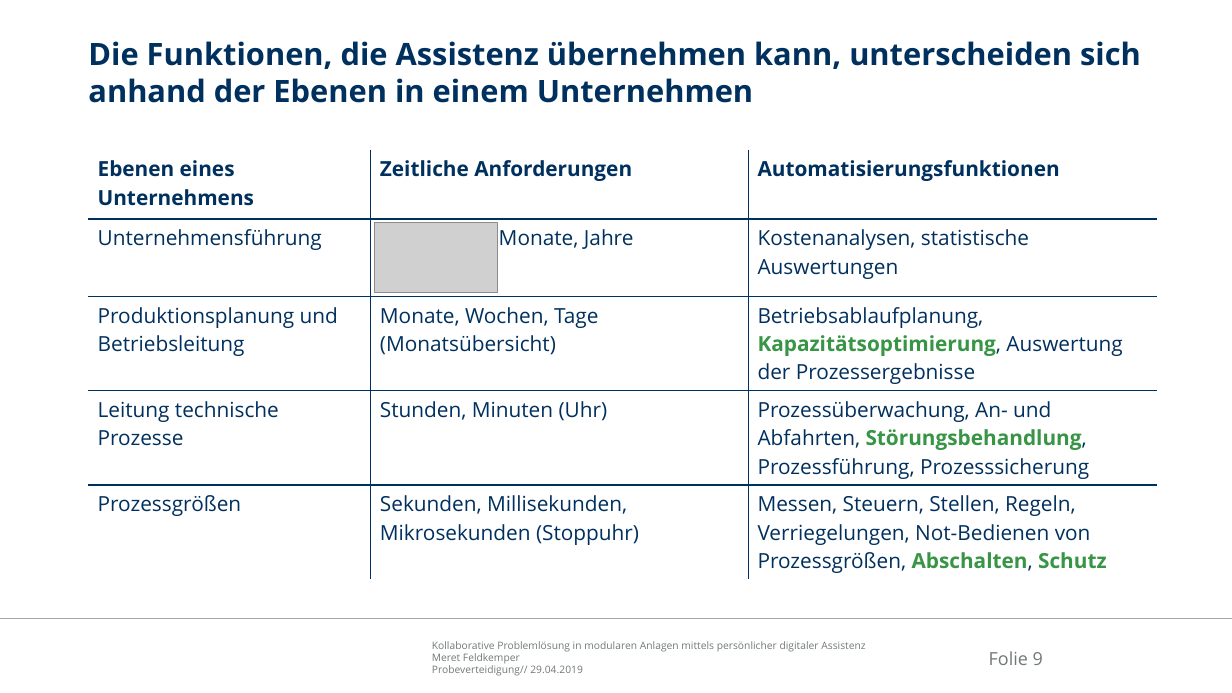
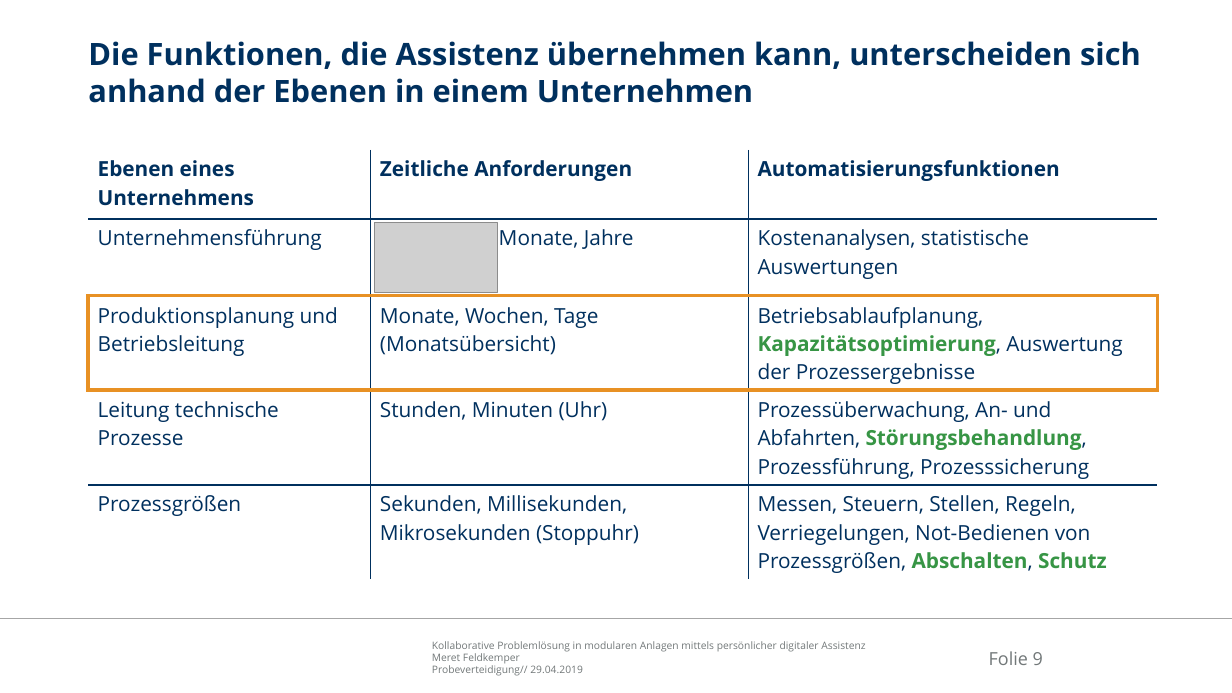
Before and after one commit to Ral3007/Diplomarbeit, a slide deck: slide 9 of Dokumente/Präsentationen/2019-04-29_DA_Feldkemper_Probeverteidigung.pptx. Drawn at 1232x693 pixels with LibreOffice and Linux fonts; fonts in the diff are those of the drawing; grey boxes stand for pictures; background and template pictures are left out. Boxes give left, top, right and bottom in pixels: in the first picture for what was removed or moved away, otherwise in the second. Text is boxed around its words. In the diff, an @@ line names an element or a change of style, - is before the commit and + after.

```diff
--- a/Dokumente/Präsentationen/2019-04-29_DA_Feldkemper_Probeverteidigung.pptx
+++ b/Dokumente/Präsentationen/2019-04-29_DA_Feldkemper_Probeverteidigung.pptx
@@ rectangle added at (89,296,1158,390), outline #E89124 3 pt @@
```
Also in this commit, not shown: 8 other slides changed, 2 slides added, 3 slides removed, 1 other file.
